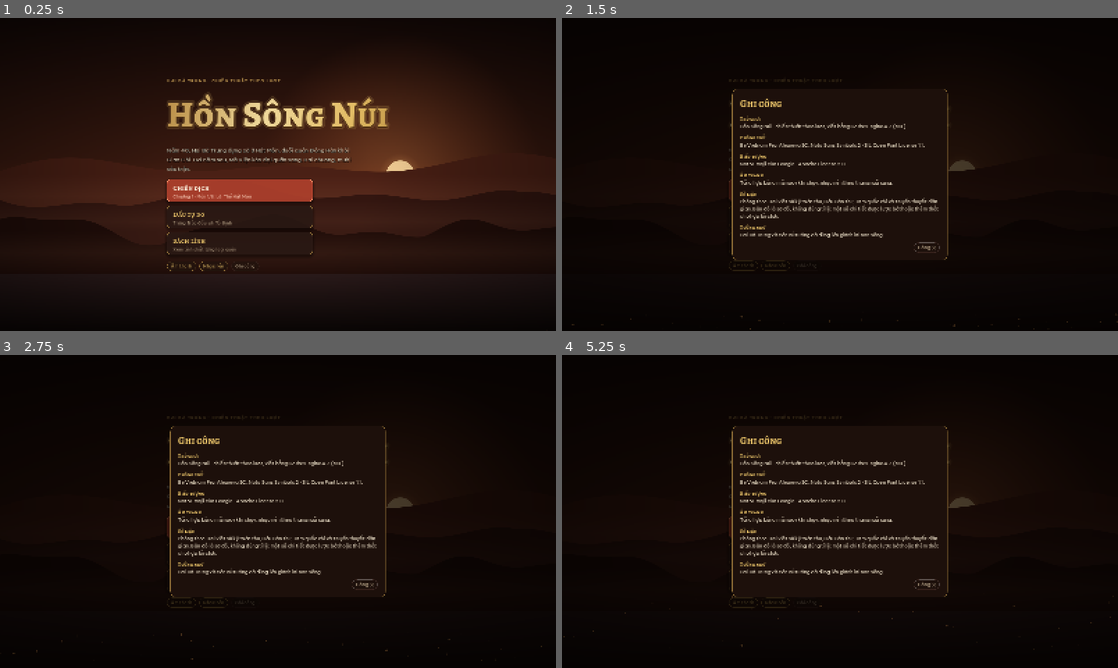
Above: before the commit, frames 1-4 (two rows, left to right).
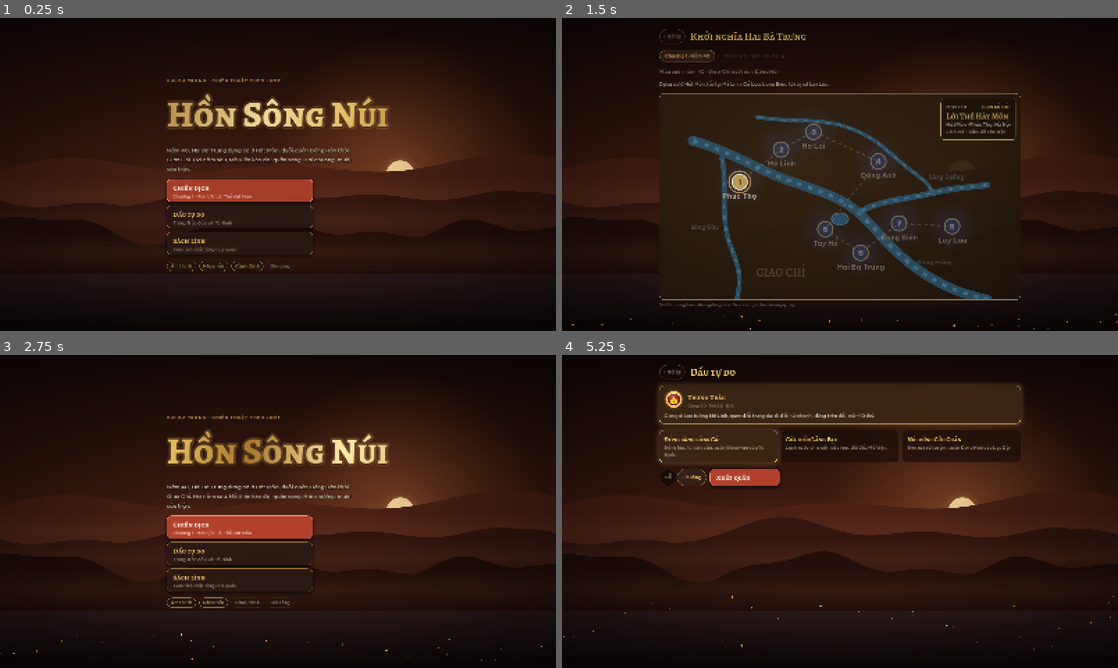
Above: after the commit, the same moments.

Repository: NguyenVanDo51/hon-song-nui
Game: Godot game, scene res://main.tscn
Same seed, same stepped clock (60 frames per second), same inputs: the game is played once before the commit and once after it.
Inputs (mouse positions are in pixels of both pictures, inside the frame that each line leads up to):
- Up to frame 1 (0.25 s): no input
- Up to frame 2 (1.5 s): click (806, 265) at 0.5 s, where only the run after the commit has a clickable "Cảnh đánh"; click (801, 190) at 1.27 s
- Up to frame 3 (2.75 s): click (111, 370) at 2 s, where only the run after the commit has a clickable "‹ Trở lại"
- Up to frame 4 (5.25 s): click (801, 552) at 2.77 s; click (667, 477) at 3.5 s, where only the run after the commit has a clickable "Dễ"; click (801, 580) at 4.27 s; click (689, 477) at 5 s, where only the run after the commit has a clickable "Thường"

The runs differ from the first frame. In frame 1, less than 0.1% of the frame differs, in the area x 41-53%, y 77-81%; in frame 2, 28%; in frame 3, 39%; in frame 4, 45%, in the area x 0-100%, y 3-95%.

Commit message:
battle scene toggle: title chip 'Cảnh đánh', B key in game, top-bar label synced on start; off = attack plays on the board
Co-Authored-By: Claude Opus 5.5 <noreply@anthropic.com>

Diff:
--- a/scripts/ui/game_screen.gd
+++ b/scripts/ui/game_screen.gd
@@ -110,9 +110,7 @@
 	bh.add_child(_ibtn("Sách lính", "Sách lính", func() -> void: main.menus.open_codex("p")))
 	_btn_speed = _ibtn("x1", "Tốc độ hiệu ứng", _on_speed)
 	bh.add_child(_btn_speed)
-	_btn_battle = _ibtn("⚔", "Cảnh giao chiến khi đánh: bật / tắt", func() -> void:
-		BattleView.set_enabled(not BattleView.enabled())
-		_battle_label())
+	_btn_battle = _ibtn("⚔", "Cảnh giao chiến khi đánh: bật / tắt (phím B). Tắt = đánh ngay trên bàn cờ.", _toggle_battle)
 	bh.add_child(_btn_battle)
 	_battle_label()
 	_btn_sound = _ibtn("🔊", "Âm thanh", func() -> void:
@@ -227,6 +225,10 @@
 	Store.set_v("speed", FX.speed)
 	_speed_label()
 
+func _toggle_battle() -> void:
+	BattleView.set_enabled(not BattleView.enabled())
+	_battle_label()
+
 func _battle_label() -> void:
 	var on := BattleView.enabled()
 	_btn_battle.add_theme_color_override("font_color", Style.INK if on else Style.MUTED)
@@ -304,6 +306,7 @@
 	visible = true
 	_speed_label()
 	_sound_label()
+	_battle_label()
 	_tips_init()
 	_fit.call_deferred()
 	board.refresh_terrain()
@@ -570,6 +573,8 @@
 			end_player_turn()
 		KEY_H:
 			_on_hint()
+		KEY_B:
+			_toggle_battle()
 		_:
 			return
 	get_viewport().set_input_as_handled()
--- a/scripts/ui/menus.gd
+++ b/scripts/ui/menus.gd
@@ -204,10 +204,16 @@
 	var tg := Style.hbox(8)
 	var snd := Style.button("Âm thanh", "ChipBtn")
 	var mus := Style.button("Nhạc nền", "ChipBtn")
+	var bat := Style.button("Cảnh đánh", "ChipBtn")
+	bat.tooltip_text = "Mỗi lần đánh chuyển sang cảnh giao chiến riêng. Tắt: đánh ngay trên bàn cờ (nhanh hơn)."
 	var sync := func() -> void:
 		var a: Variant = main.get("audio") if main else null
 		snd.theme_type_variation = "ChipOn" if a == null or not a.muted else "ChipBtn"
 		mus.theme_type_variation = "ChipOn" if a == null or a.music_on else "ChipBtn"
+		bat.theme_type_variation = "ChipOn" if BattleView.enabled() else "ChipBtn"
+	_on(bat, func() -> void:
+		BattleView.set_enabled(not BattleView.enabled())
+		sync.call())
 	_on(snd, func() -> void:
 		if main and main.get("audio"):
 			main.audio.set_muted(not main.audio.muted)
@@ -219,6 +225,7 @@
 	sync.call()
 	tg.add_child(snd)
 	tg.add_child(mus)
+	tg.add_child(bat)
 	tg.add_child(_on(Style.button("Ghi công", "ChipBtn"), _open_credits))
 	v.add_child(tg)
 
